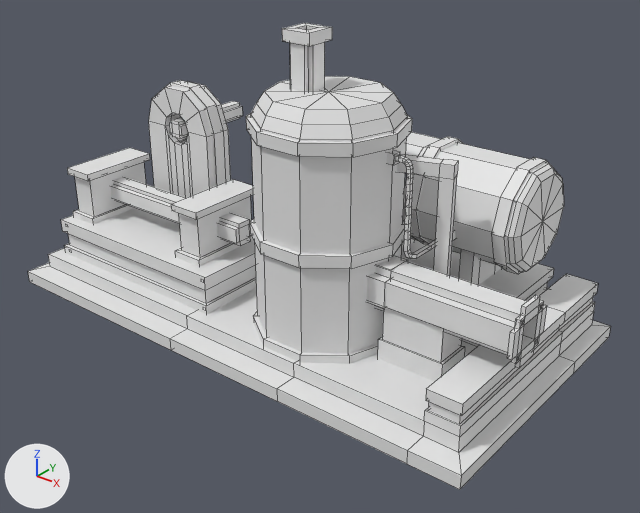
Two versions of the OBJ model src/main/resources/assets/vs_control/models/block/valkyrium_engine/valkyrium_engine_geo.obj, one commit apart.
Before and after are seen from a camera (50 mm lens) standing at (1.438, -1.848, 0.8) and looking at (0.582, -0.777, 0.136). Every picture has the same lights, and +X, +Y and +Z are marked at lower left. Mesh edges are drawn as thin lines. Materials are left out; every surface is plain grey. Where no turn or scale is listed for an object, it has been applied to the vertices.

Script lines for the objects in view, before the commit:
```python
me_valkyrium_engine_geo = bpy.data.meshes.new('valkyrium_engine_geo')
me_valkyrium_engine_geo.from_pydata(...)  # 1307 vertices, 1173 faces, 22 loose edges; spans x 0.034..1.0, y -1.0..-0.496, z 0.0..0.535
me_valkyrium_engine_geo.materials.append(mat_default_obj_001)
ob_valkyrium_engine_geo = bpy.data.objects.new('valkyrium_engine_geo', me_valkyrium_engine_geo)
ob_valkyrium_engine_geo.location = (0.0, 0.0, 0.0)
```
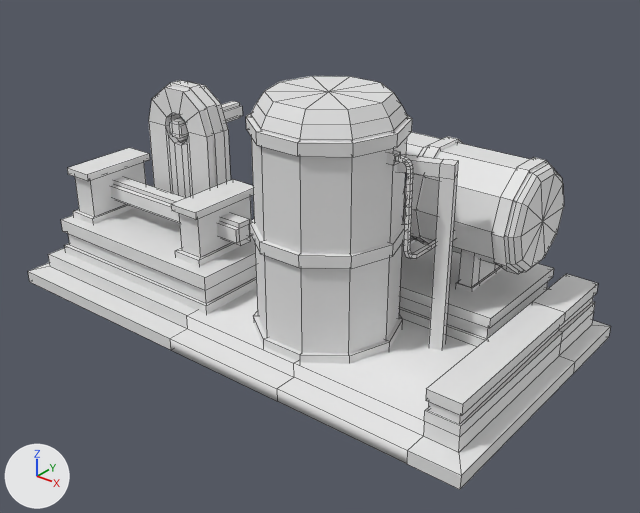
Boxes (x1, y1, x2, y2) around the edits, measured in the pictures (640 x 513 px):
'valkyrium_engine_geo', reshaped (11% shorter)
    before: (28, 23, 611, 489)
    after: (28, 76, 611, 489)
part 1 of me_valkyrium_engine_geo, deleted
    before: (282, 23, 465, 381)
part 2 of me_valkyrium_engine_geo, cut back
    before: (385, 238, 547, 368)
    after: (402, 238, 503, 292)

Patch to the scene script:
```diff
--- a/src/main/resources/assets/vs_control/models/block/valkyrium_engine/valkyrium_engine_geo.obj.py
+++ b/src/main/resources/assets/vs_control/models/block/valkyrium_engine/valkyrium_engine_geo.obj.py
@@ me_valkyrium_engine_geo @@
 # used by ob_valkyrium_engine_geo; location = (0.0, 0.0, 0.0)
-me_valkyrium_engine_geo.from_pydata(...)  # 1307 vertices, 1173 faces, 22 loose edges; spans x 0.034..1.0, y -1.0..-0.496, z 0.0..0.535
+me_valkyrium_engine_geo.from_pydata(...)  # 1077 vertices, 981 faces, 40 loose edges; spans x 0.034..1.0, y -1.0..-0.496, z 0.0..0.446
+# me_valkyrium_engine_geo part 1: 16 loose pieces with 182 vertices, spanning x 0.078..0.885, y -0.932..-0.735, z 0.04..0.535, are deleted
+# me_valkyrium_engine_geo part 2
+# 113 vertices are removed from x 0.528..1.0, y -0.882..-0.538, z 0.097..0.269
+# 116 faces are deleted
+# 16 loose edges are deleted
+# 46 vertices are added at x 0.528..0.823, y -0.743..-0.566, z 0.024..0.228
+# 8 new vertices lie (0.0, 0.0, -0.062) away from vertices in x 0.614..0.82, y -0.674..-0.569, z 0.175
+# 8 new vertices lie (0.0, 0.0, -0.045) away from vertices in x 0.614..0.82, y -0.651..-0.593, z 0.158
+# 6 new vertices lie (0.0, 0.0, 0.009) away from vertices in x 0.572..0.713, y -0.743..-0.719, z 0.051
+# 36 loose edges are added
+# 48 new faces join them
```
